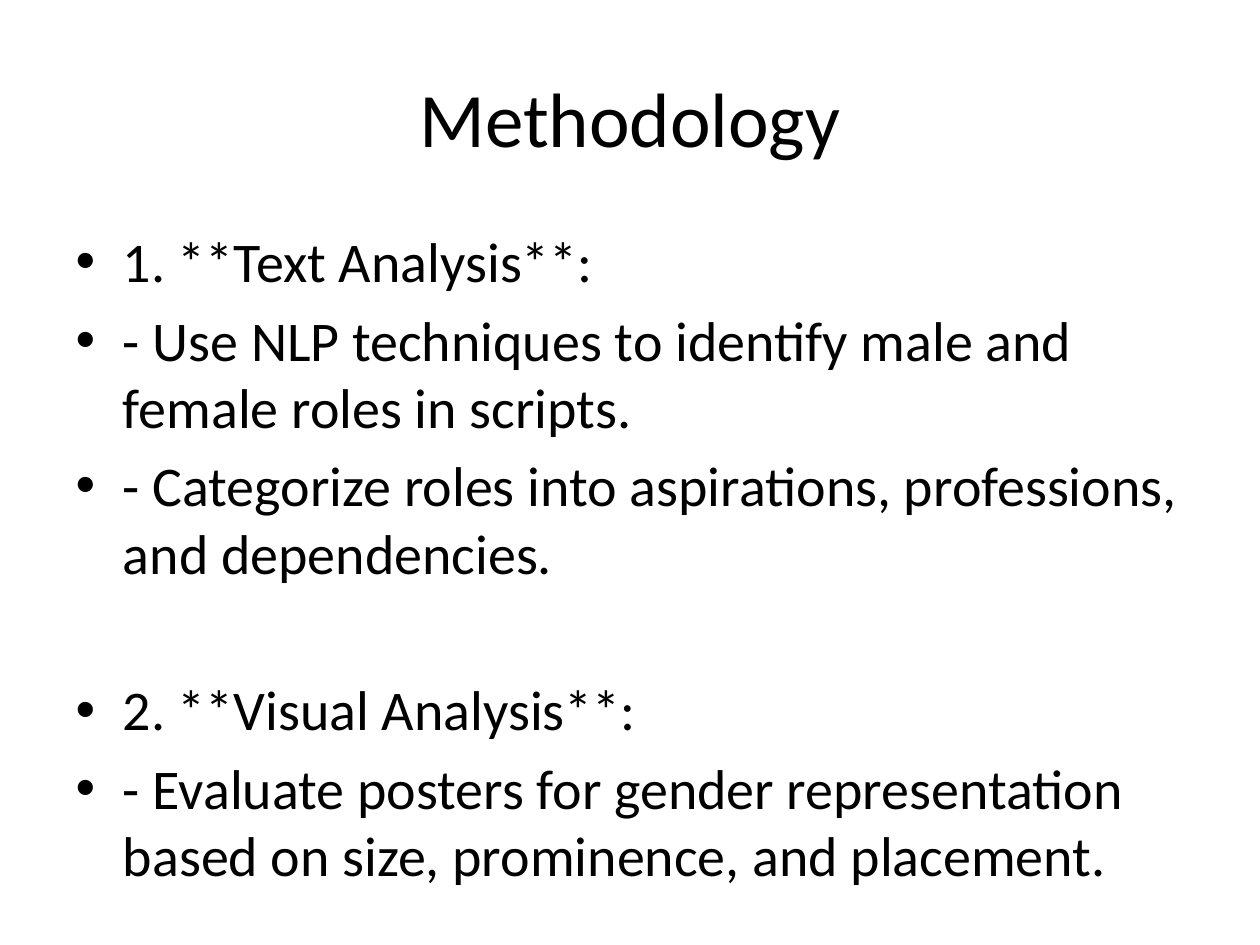
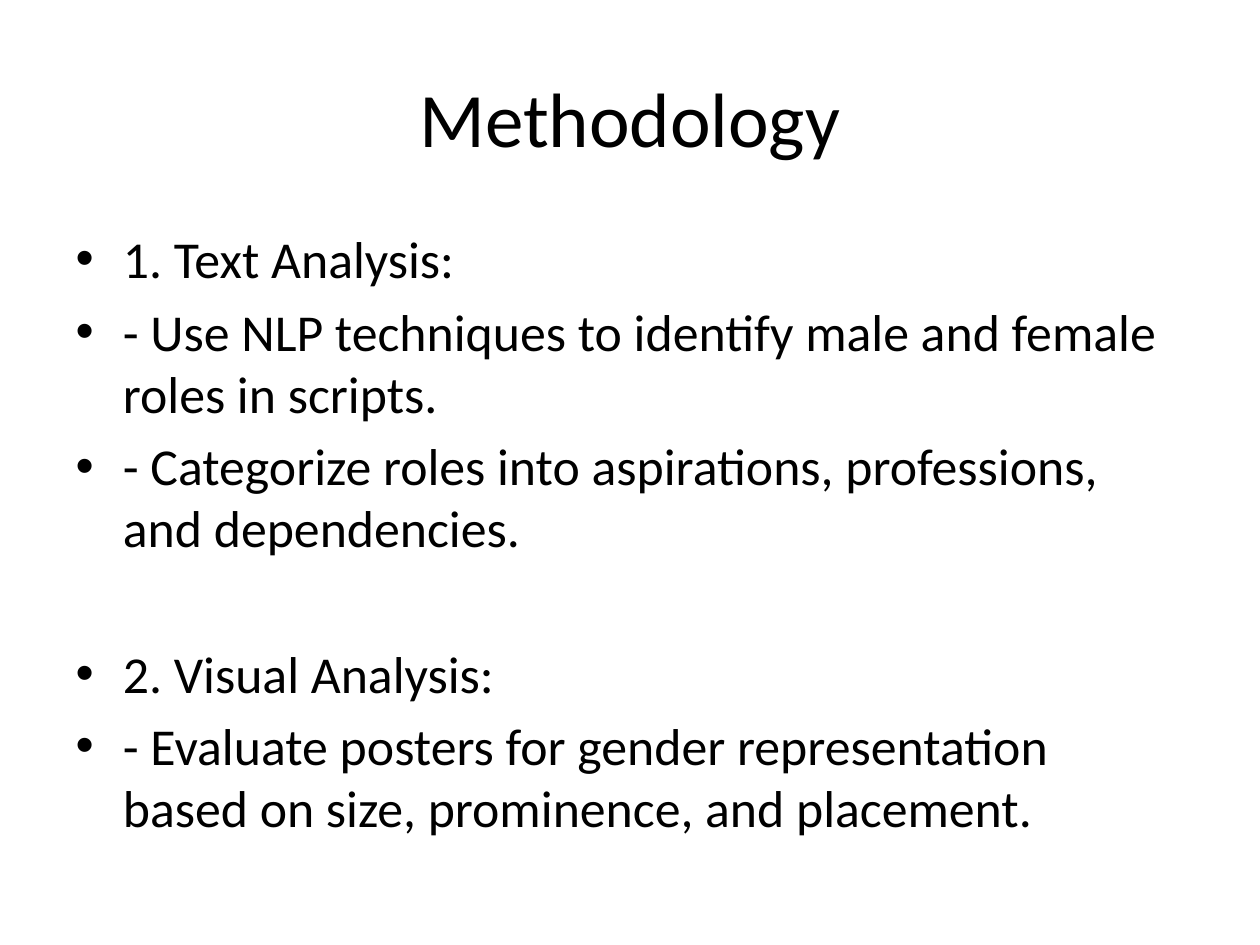
Before and after one commit to Rahulpy164/Semusiproject, a slide deck: slide 3 of Bollywood_Movie_Analysis_Presentation.pptx. Drawn at 1260x945 pixels with LibreOffice and Linux fonts; fonts in the diff are those of the drawing. Boxes give left, top, right and bottom in pixels: in the first picture for what was removed or moved away, otherwise in the second. Text is boxed around its words. In the diff, an @@ line names an element or a change of style, - is before the commit and + after.

```diff
--- a/Bollywood_Movie_Analysis_Presentation.pptx
+++ b/Bollywood_Movie_Analysis_Presentation.pptx
@@ text at [123, 242, 454, 287]: text changed; size 32 to 29.6 pt @@
-• 1. **Text Analysis**:
+• 1. Text Analysis:
@@ text at [123, 315, 1156, 836]: size 32 to 29.6 pt in "- Use NLP techniques to identify male ...", "- Categorize roles into aspirations, professions, and ...", "- Evaluate posters for gender representation based ..." @@
@@ text at [123, 657, 494, 702]: text changed; size 32 to 29.6 pt @@
-• 2. **Visual Analysis**:
+• 2. Visual Analysis:
```
Also in this commit, not shown: 2 other slides changed, 1 slide added.
